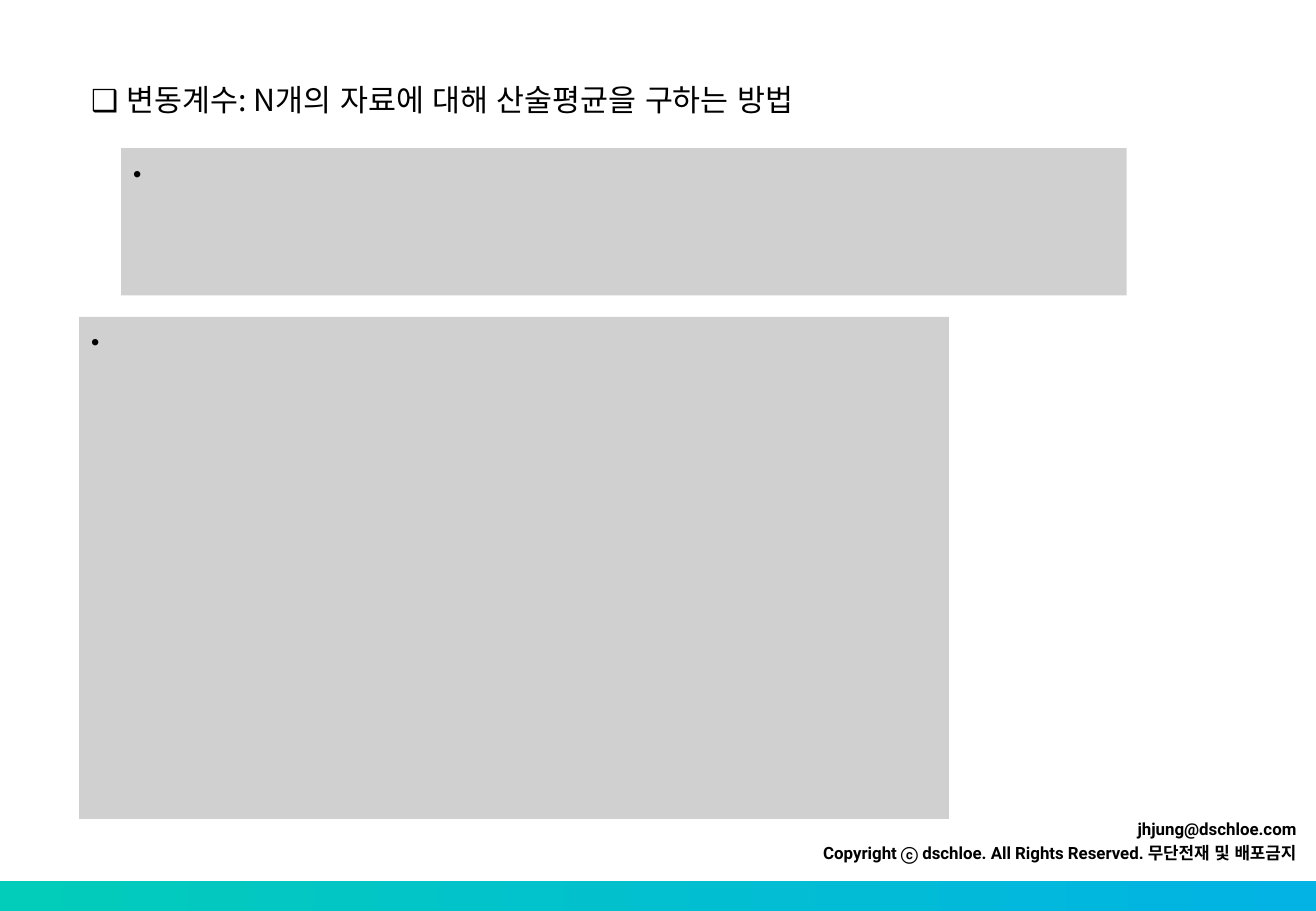
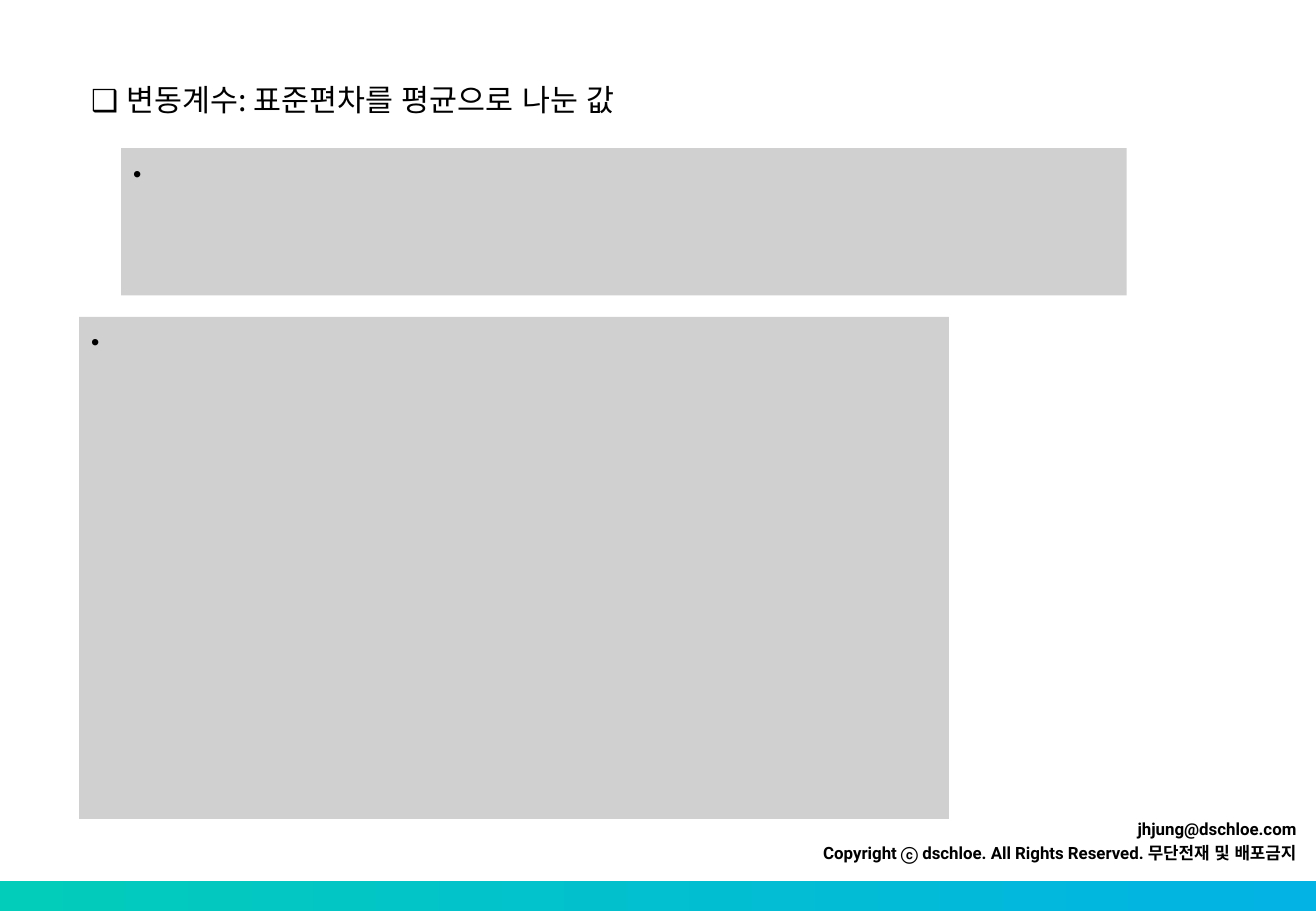
Before and after one commit to ycko725/R_edu, a slide deck: slide 2 of source_2021/2_day_stat_regression/source/기초통계 - 변동계수.pptx. Drawn at 1316x911 pixels with LibreOffice and Linux fonts; fonts in the diff are those of the drawing; grey boxes stand for pictures. Boxes give left, top, right and bottom in pixels: in the first picture for what was removed or moved away, otherwise in the second. Text is boxed around its words. In the diff, an @@ line names an element or a change of style, - is before the commit and + after.

```diff
--- a/source_2021/2_day_stat_regression/source/기초통계 - 변동계수.pptx
+++ b/source_2021/2_day_stat_regression/source/기초통계 - 변동계수.pptx
@@ text at [127,86,615,114]: text changed @@
-❑ 변동계수: N개의 자료에 대해 산술평균을 구하는 방법
+❑ 변동계수: 표준편차를 평균으로 나눈 값
```
Also in this commit, not shown: 8 other files.
